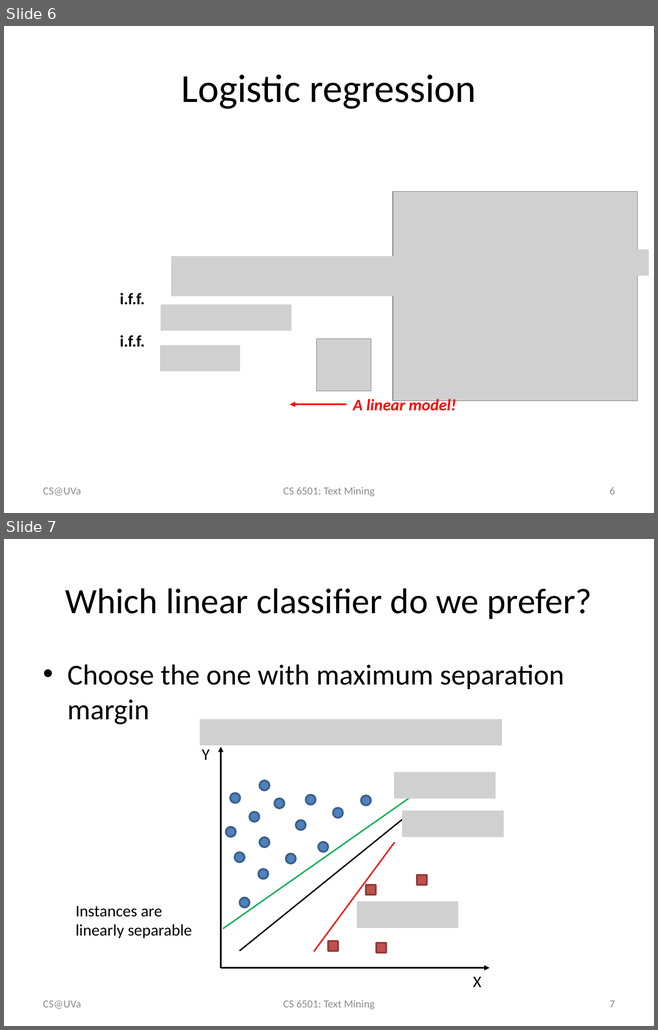
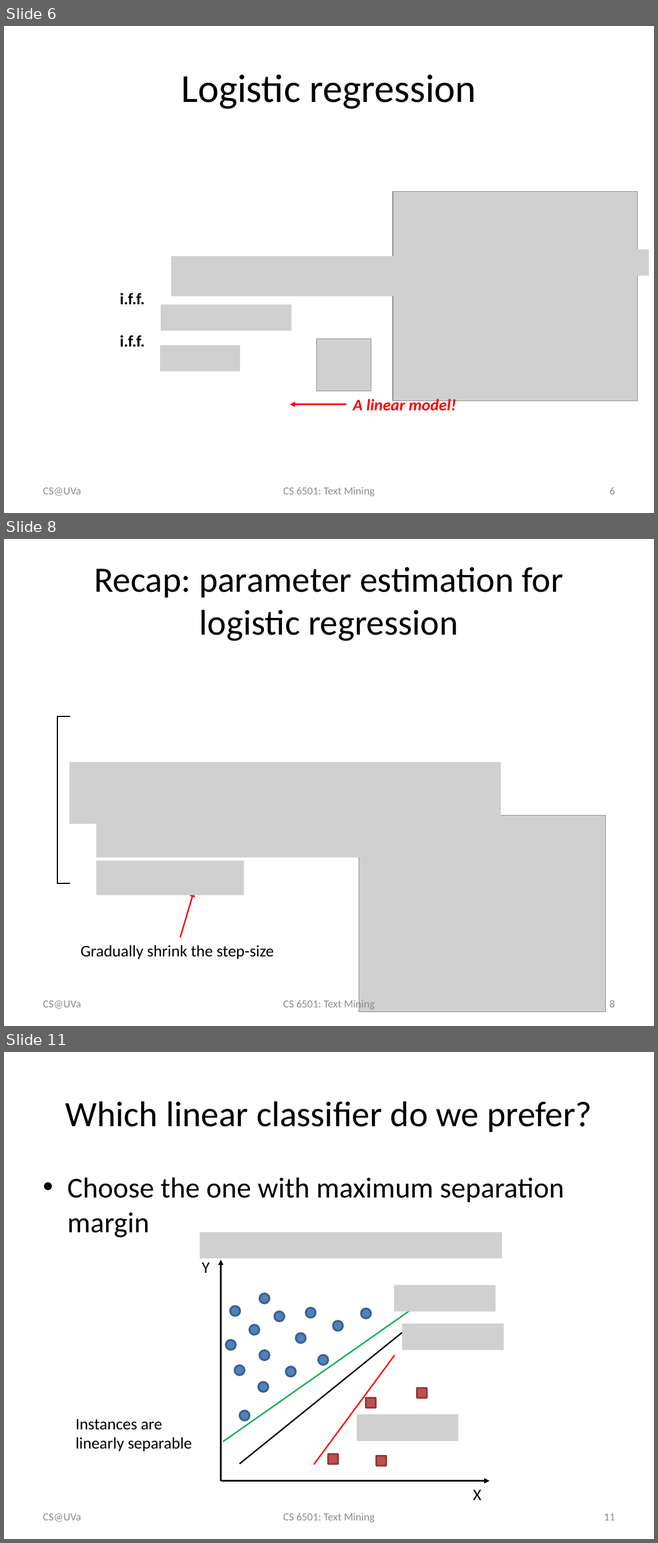
Before and after one commit to wang296/CS6501-Text-Mining, a slide deck: docs/svm.pptx. Shown one above the other, each under a label of ours: slides 6 and 7 before the commit, slides 6, 8 and 11 after it; the slides between them are not shown. The pictures are 658x1030 and 658x1543 pixels, drawn with LibreOffice and Linux fonts; fonts in the diff are those of the drawing; grey boxes stand for pictures. Boxes give left, top, right and bottom in pixels: in the first picture for what was removed or moved away, otherwise in the second. Text is boxed around its words. In the diff, an @@ line names an element or a change of style, - is before the commit and + after.

```diff
--- a/docs/svm.pptx
+++ b/docs/svm.pptx
@@ slide 8 added at box(4, 539, 654, 1026), background #FFFFFF @@
@@ title added at box(94, 567, 563, 641), 39.6 pt, text #000000 @@
+Recap: parameter estimation for logistic regression
@@ line added from (57, 716) to (70, 716), #000000 1.5 pt @@
@@ line added from (57, 716) to (57, 884), #000000 1.5 pt @@
@@ picture added at box(69, 762, 500, 824) @@
@@ picture added at box(359, 815, 605, 1012) @@
@@ picture added at box(96, 823, 373, 857) @@
@@ picture added at box(96, 860, 244, 895) @@
@@ line added from (57, 884) to (70, 884), #000000 1.5 pt @@
@@ arrow added from (180, 938) to (194, 892), #FF0000 1.5 pt @@
@@ text added at box(81, 945, 274, 959), 18 pt, text #000000 @@
+Gradually shrink the step-size
@@ text added at box(43, 1001, 81, 1009), 12 pt, text #8C8C8C @@
+CS@UVa
@@ text added at box(283, 999, 375, 1011), 12 pt, text #8C8C8C @@
+CS 6501: Text Mining
@@ page number added at box(609, 1000, 614, 1008), 12 pt, text #8C8C8C @@
+8
@@ what was slide 7 is now slide 11 @@
@@ page number at box(604, 1514, 615, 1521): text changed @@
-7
+11
```
Also in this commit, not shown: 2 slides changed, 3 other slides added, 6 other files.
